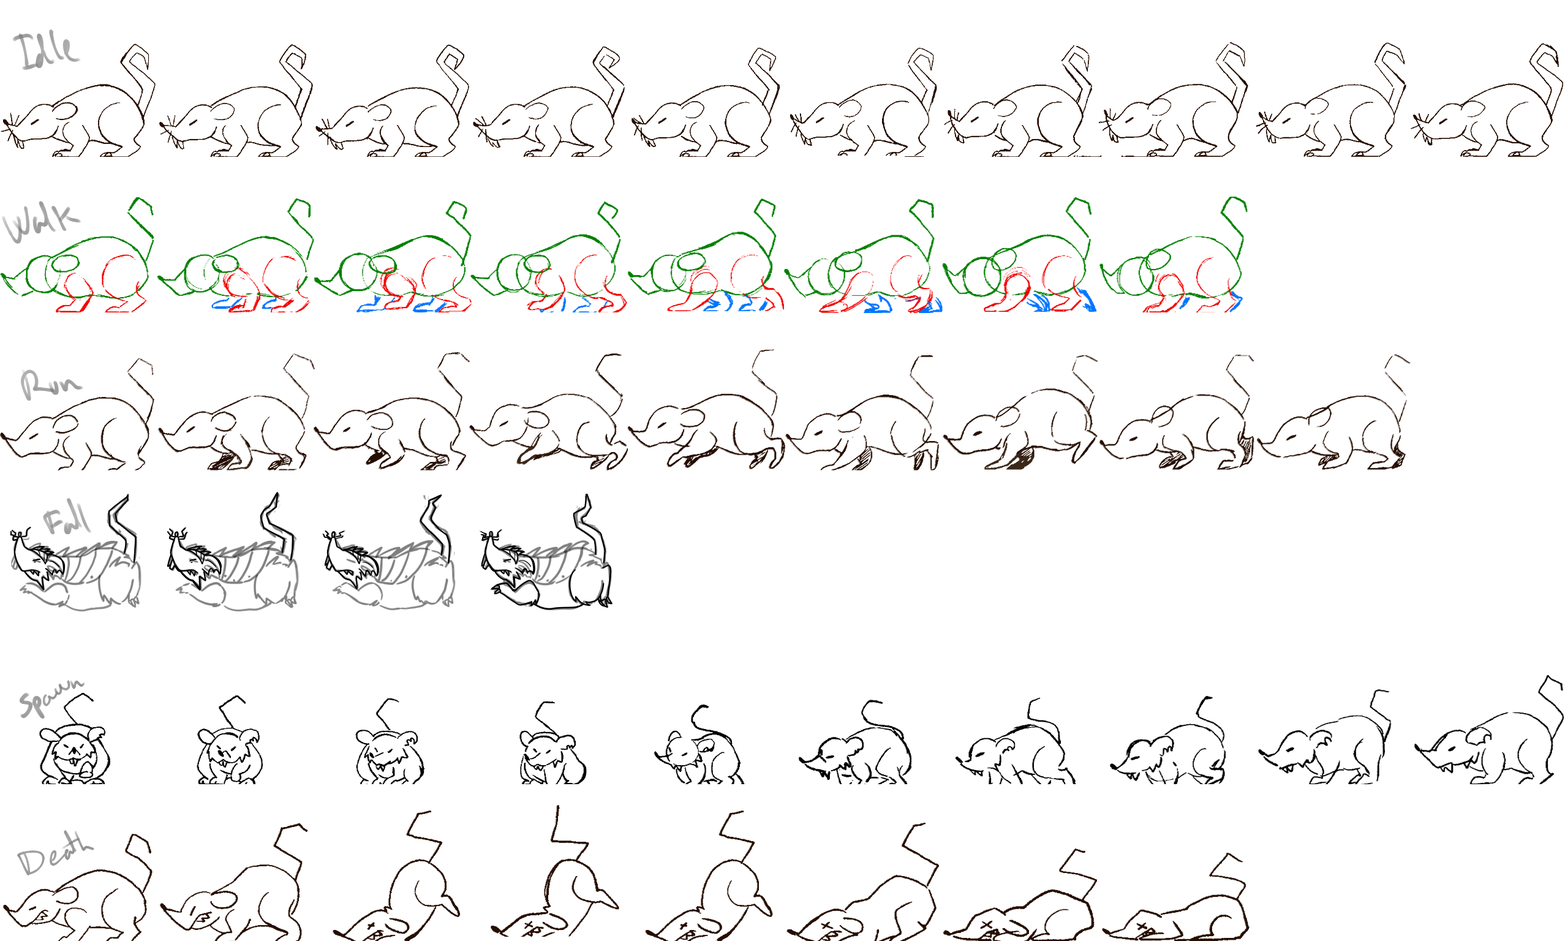
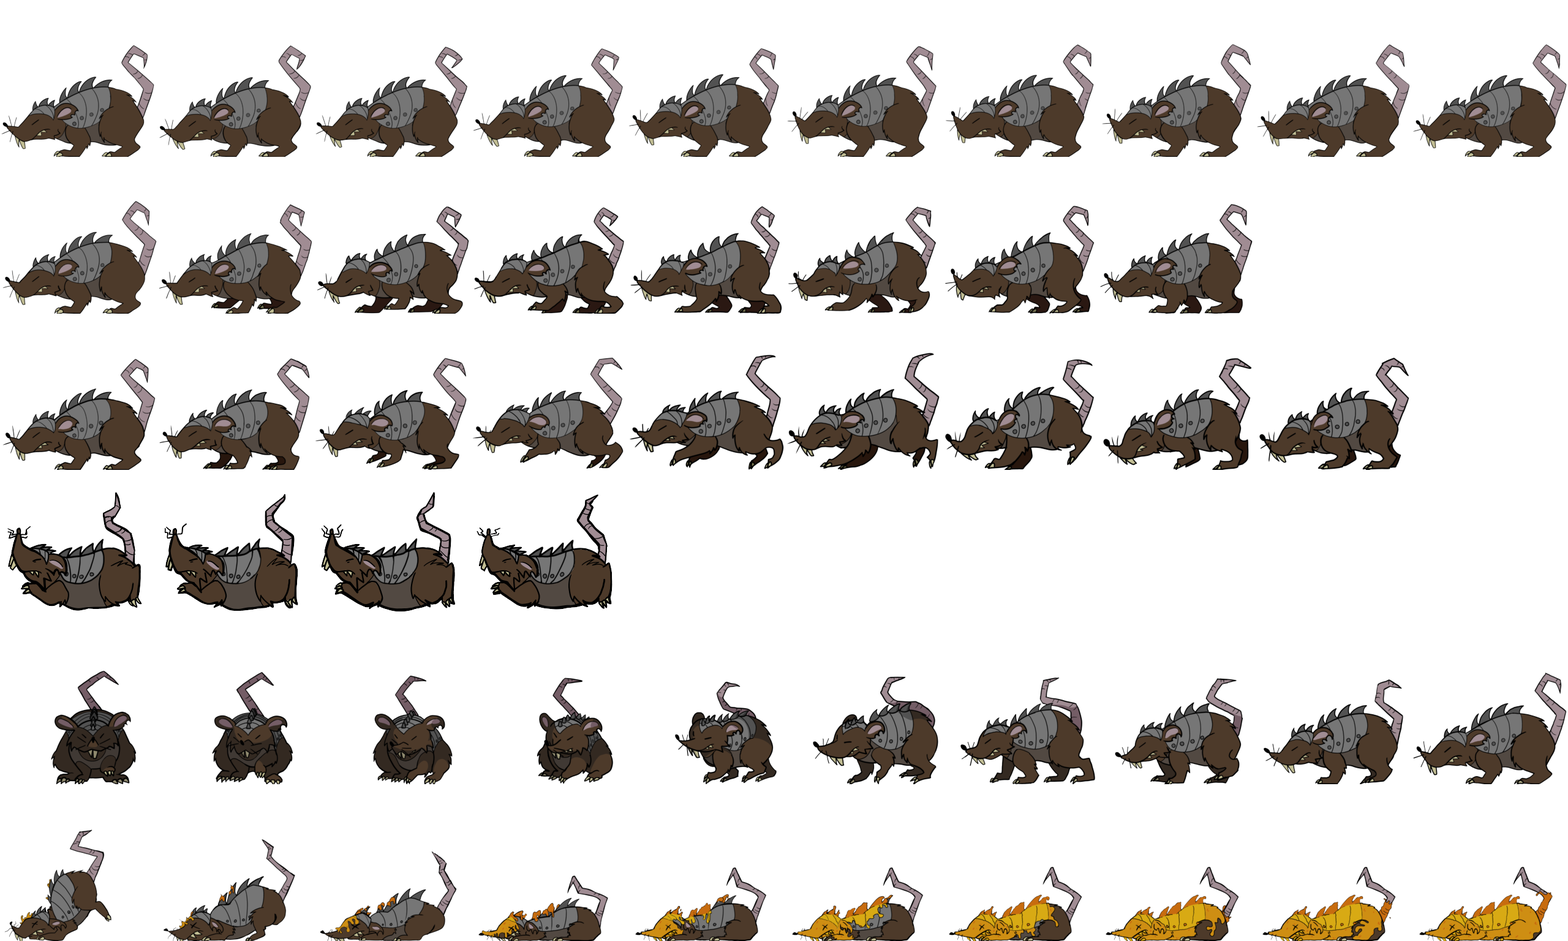
Before/after of a 1568px x 941px layered artwork. What changed in the layer stack:
painted on "sprite_rat_01_idle" over [0, 42, 1567, 157]
painted on "Sprite_Rat_Fly_01" over [7, 491, 613, 612]
painted on "sprite_rat_05_death" over [3, 804, 1553, 941]
painted on "sprite_rat_04_spawn" over [39, 670, 1567, 784]
painted on "sprite_rat_03_runcycle" over [0, 349, 1411, 470]
painted on "sprite_rat_02_walkcycle" over [0, 196, 1253, 314]
hid "Capa 1" over [0, 28, 1564, 941]